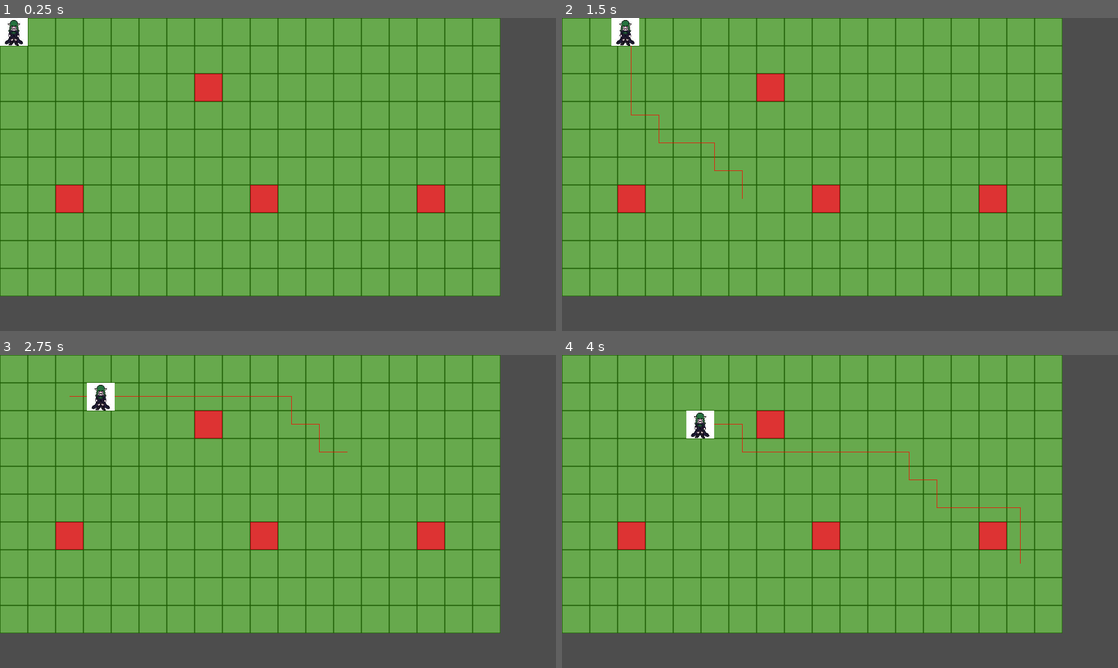
Above: before the commit, frames 1-4 (two rows, left to right).
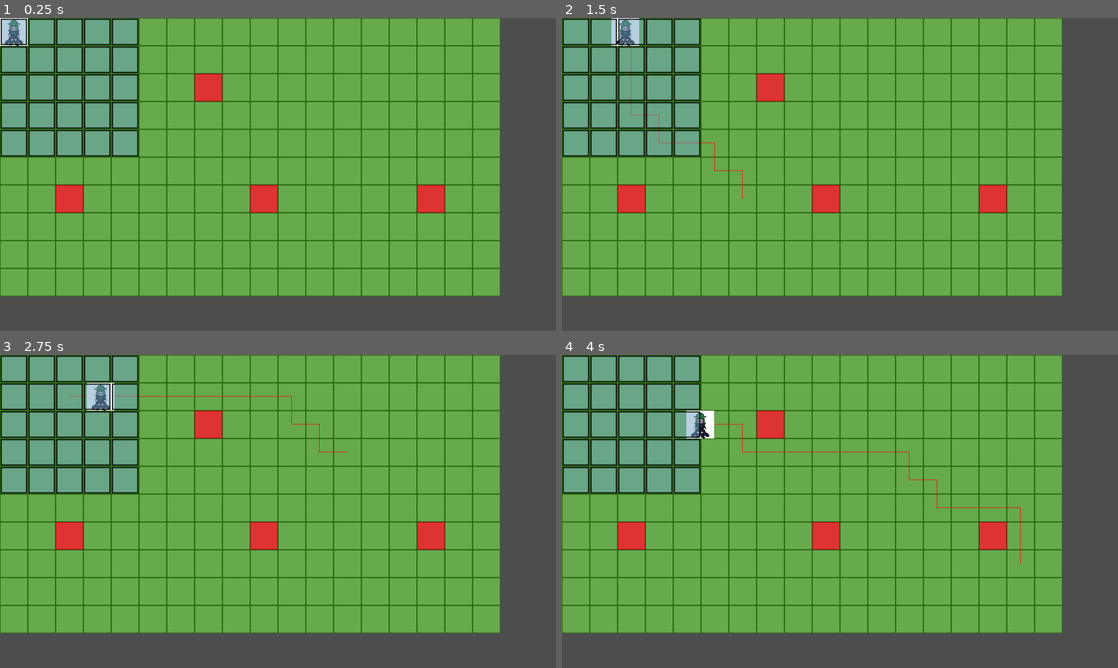
Above: after the commit, the same moments.

Repository: julKara/Defeat_the_Demonlord
Game: Godot game, scene res://Level/level.tscn
Two runs of this game, one before a commit and one after it. Both use one fixed random seed, a clock stepped at 60 frames per second and the inputs below.
Inputs (mouse positions are in pixels of both pictures, inside the frame that each line leads up to):
- Up to frame 1 (0.25 s): no input
- Up to frame 2 (1.5 s): tap Enter at 0.5 s; move the mouse to (962, 158) at 0.52 s; press the mouse at (962, 158) at 0.53 s; move the mouse to (728, 190) at 1.27 s; release the mouse at (728, 190) at 1.28 s; click (728, 190) at 1.35 s
- Up to frame 3 (2.75 s): move the mouse to (333, 442) at 2.02 s; press the mouse at (333, 442) at 2.03 s
- Up to frame 4 (4 s): move the mouse to (812, 574) at 2.77 s; release the mouse at (812, 574) at 2.78 s; click (812, 574) at 2.85 s; move the mouse to (1006, 558) at 3.52 s; press the mouse at (1006, 558) at 3.53 s

The runs differ from the first frame. In frame 1, 10% of the frame differs, in the area x 0-25%, y 0-45%; in frame 2, 10%; in frame 3, 10%; in frame 4, 10%.

Commit message:
overlay grid started

Diff:
--- a/Level/level.tscn
+++ b/Level/level.tscn
@@ -1,8 +1,9 @@
-[gd_scene load_steps=6 format=3 uid="uid://bmmx3beh2xbpv"]
+[gd_scene load_steps=7 format=3 uid="uid://bmmx3beh2xbpv"]
 
 [ext_resource type="Texture2D" uid="uid://derq8l0w3lfuv" path="res://Textures/test_map2.png" id="1_uawph"]
 [ext_resource type="PackedScene" uid="uid://cats61ytkbbvj" path="res://Path/draw_path.tscn" id="2_uawph"]
 [ext_resource type="PackedScene" uid="uid://yujvqsthne04" path="res://Character/character.tscn" id="3_iincs"]
+[ext_resource type="PackedScene" uid="uid://cb0r0gyeijrsu" path="res://grid.tscn" id="4_52x1o"]
 
 [sub_resource type="TileSetAtlasSource" id="TileSetAtlasSource_0b4ue"]
 texture = ExtResource("1_uawph")
@@ -28,3 +29,9 @@
 
 [node name="Character" parent="." instance=ExtResource("3_iincs")]
 position = Vector2(32, 32)
+
+[node name="GridContainer" parent="." instance=ExtResource("4_52x1o")]
+offset_left = 2.0
+offset_top = 2.0
+offset_right = 42.0
+offset_bottom = 42.0
--- /dev/null
+++ b/grid.tscn
@@ -0,0 +1,8 @@
+[gd_scene load_steps=2 format=3 uid="uid://cb0r0gyeijrsu"]
+
+[ext_resource type="Script" uid="uid://d3qdj4th6aliv" path="res://grid_container.gd" id="1_ebq2e"]
+
+[node name="GridContainer" type="GridContainer"]
+offset_right = 40.0
+offset_bottom = 40.0
+script = ExtResource("1_ebq2e")
--- /dev/null
+++ b/grid_cell.tscn
@@ -0,0 +1,13 @@
+[gd_scene load_steps=2 format=3 uid="uid://7awwtjyf0j0s"]
+
+[sub_resource type="StyleBoxFlat" id="StyleBoxFlat_ue2dp"]
+bg_color = Color(0.424035, 0.62936, 0.756904, 0.5)
+border_width_left = 2
+border_width_top = 2
+border_width_right = 2
+border_width_bottom = 2
+border_color = Color(0, 0, 0, 1)
+
+[node name="Panel" type="Panel"]
+custom_minimum_size = Vector2(64, 64)
+theme_override_styles/panel = SubResource("StyleBoxFlat_ue2dp")
--- /dev/null
+++ b/grid_container.gd
@@ -0,0 +1,44 @@
+@tool
+extends GridContainer
+
+@export var width := 5:
+	set(value):
+		width = value
+		_remove_grid()
+		_create_grid()
+
+@export var height := 5:
+	set(value):
+		height = value
+		_remove_grid()
+		_create_grid()
+
+@export var cell_width := 60:
+	set(value):
+		cell_width = value
+		_remove_grid()
+		_create_grid()
+
+@export var cell_height := 60:
+	set(value):
+		cell_height = value
+		_remove_grid()
+		_create_grid()
+
+const grid_cell = preload("res://grid_cell.tscn")
+const border_size: int = 4
+
+func _ready():
+	_create_grid()
+
+func _create_grid():
+	columns = width
+
+	for i in width * height:
+		var grid_cell_node = grid_cell.instantiate()
+		grid_cell_node.custom_minimum_size = Vector2(cell_width, cell_height)
+		add_child(grid_cell_node.duplicate())
+
+func _remove_grid():
+	for node in get_children():
+		node.queue_free()
Not shown, added: grid_container.gd.uid
